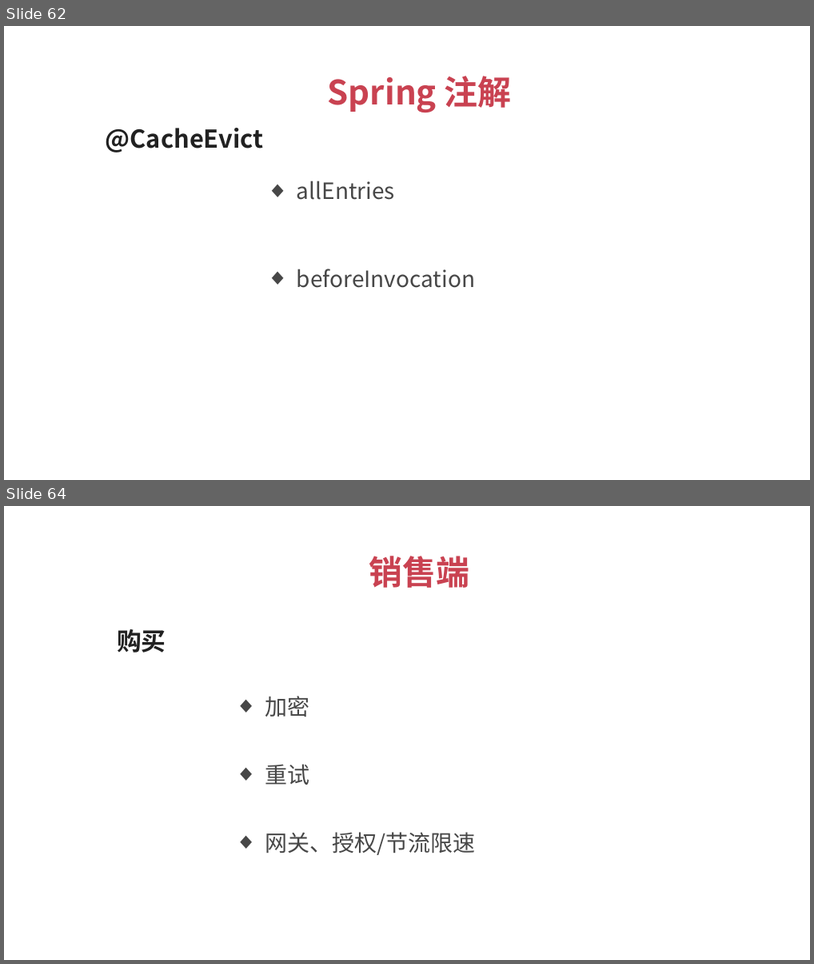
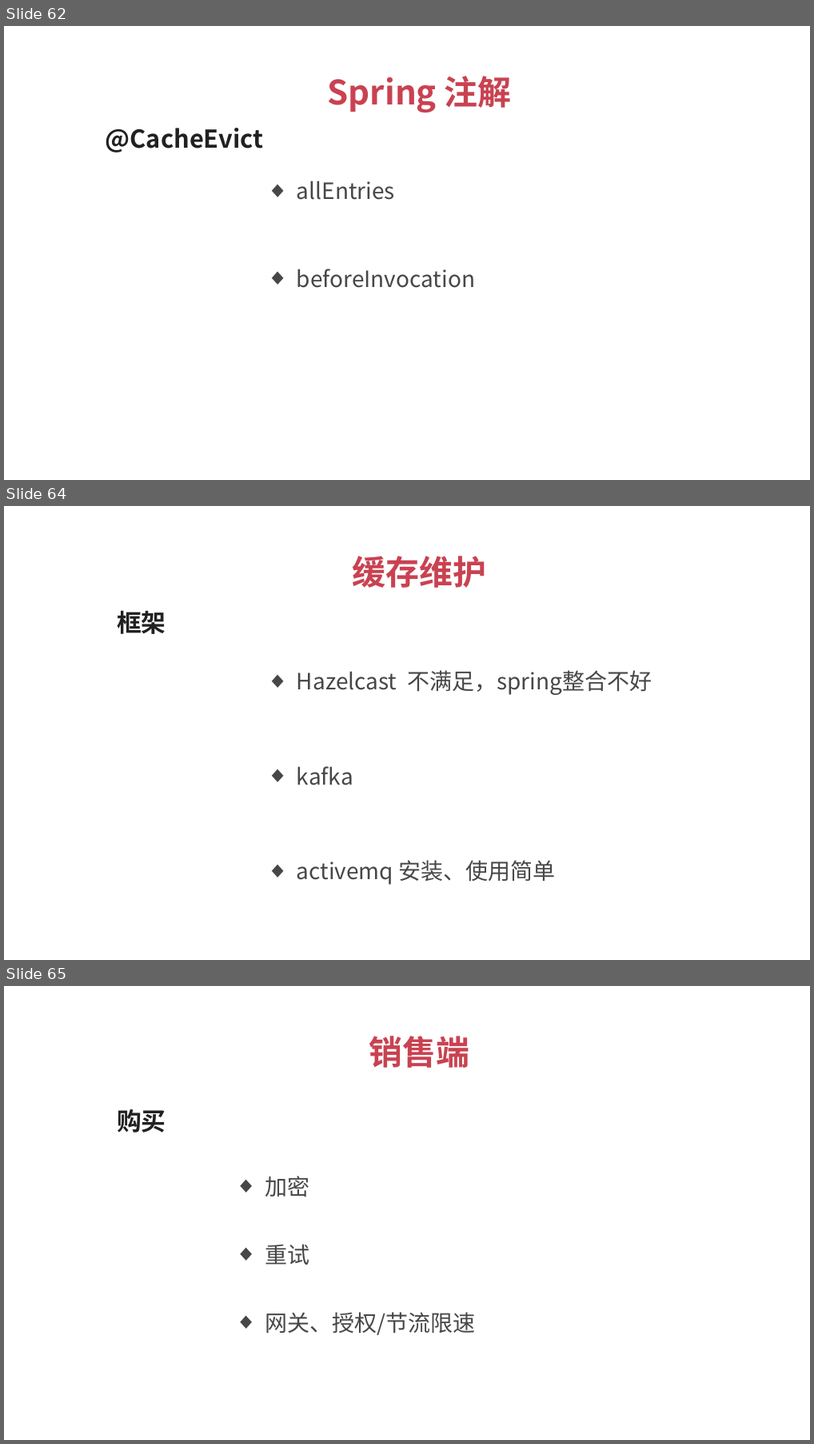
Before and after one commit to 1329555958/financial, a slide deck: 理财平台.pptx. Shown one above the other, each under a label of ours: slides 62 and 64 before the commit, slides 62, 64 and 65 after it; the slides between them are not shown. The pictures are 814x964 and 814x1444 pixels, drawn with LibreOffice and Linux fonts; fonts in the diff are those of the drawing. Boxes give left, top, right and bottom in pixels: in the first picture for what was removed or moved away, otherwise in the second. Text is boxed around its words. In the diff, an @@ line names an element or a change of style, - is before the commit and + after.

```diff
--- a/理财平台.pptx
+++ b/理财平台.pptx
@@ slide 64 added at [4,506,810,960], background #FFFFFF @@
@@ text added at [353,556,487,588], 30 pt, text #C94251, bold @@
+缓存维护
@@ text added at [117,610,166,634], 22 pt, text #212121, bold @@
+框架
@@ text added at [297,670,652,695], 20 pt, text #474747 @@
+  ◆ Hazelcast 不满足，spring整合不好
@@ text added at [297,766,354,785], 20 pt, text #474747 @@
+  ◆ kafka
@@ text added at [297,860,556,884], 20 pt, text #474747 @@
+  ◆ activemq 安装、使用简单
@@ what was slide 64 is now slide 65 @@
```
Also in this commit, not shown: 1 slide changed, 8 other files.
